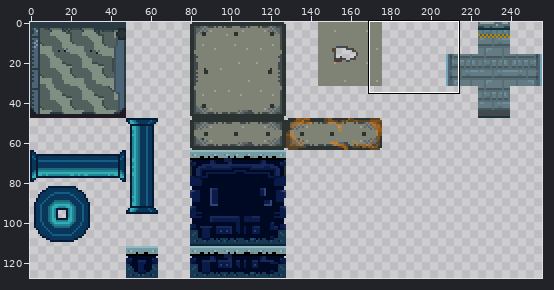
Two versions of one sprite sheet, Assets/Sprites/word_set.png. Above, an overview of the earlier version with the close-up marked.
Close-up. The starting point:
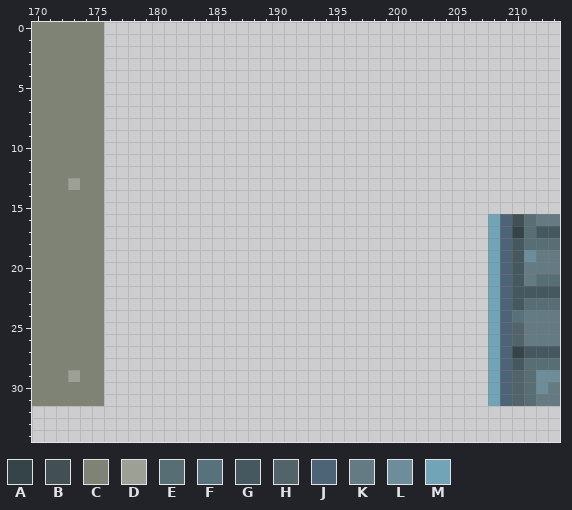
The file is 256x128 pixels. Colours within 5 levels of each other are drawn and written as one. Shown: x 170..213, y 0..34. The commit also changed other parts of the picture, which this record leaves out.
Palette (. is transparent): A #344449  B #425056  C #7f8376  D #9da095  E #586e75  F #57727b  G #45585f  H #52636a  J #4d6476  K #657b83  L #6c8d99  M #71a4b6
Pixels before, first column x 170:
 0 CCCCCC......................................
 1 CCCCCC......................................
 2 CCCCCC......................................
 3 CCCCCC......................................
 4 CCCCCC......................................
 5 CCCCCC......................................
 6 CCCCCC......................................
 7 CCCCCC......................................
 8 CCCCCC......................................
 9 CCCCCC......................................
10 CCCCCC......................................
11 CCCCCC......................................
12 CCCCCC......................................
13 CCCDCC......................................
14 CCCCCC......................................
15 CCCCCC......................................
16 CCCCCC................................MJBEKK
17 CCCCCC................................MJAEGG
18 CCCCCC................................MJGEEE
19 CCCCCC................................MJGLKK
20 CCCCCC................................MJGKKK
21 CCCCCC................................MJGKEE
22 CCCCCC................................MJGGGG
23 CCCCCC................................MJGEEE
24 CCCCCC................................MJFKKK
25 CCCCCC................................MJHKKK
26 CCCCCC................................MJHKKK
27 CCCCCC................................MJAGGG
28 CCCCCC................................MJGEEE
29 CCCDCC................................MJHELL
30 CCCCCC................................MJHELK
31 CCCCCC................................MJHEKK
Once edited:
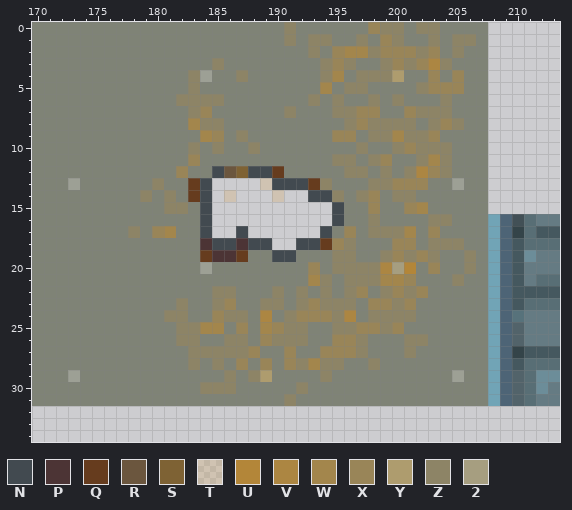
Colours new in this view: N #424a50  P #4c3435  Q #663c1e  R #6b563e  S #7e6234  T #e08c0426  U #b38639  V #ac8642  W #a3864c  X #998558  Y #ae9c6e  Z #8d8466  2 #a69e80
The exact change:
Changed rows in their new state; - is an unchanged pixel.
first column x 176:
 0 CCCCCCCCCCCCCCCZCCCCCCXZZCZZCCCC
 1 CCCCCCCCCCCCCCCZCZZCCZCXZCCZCZZC
 2 CCCCCCCCCCCCCCCCCZCXWWZXXXZXCZCC
 3 CCCCCCCCCZCCCCCCCCZXZCCZXZXVZCCC
 4 CCCCCCCZDCCZCCCCCCZWCZZZYCCXCXCC
 5 CCCCCCCZCCCCCCCCCCWCZZCCCCZXXXCC
 6 CCCCCCZZZZCCCCCCCZCZCCZCZCCCZCCC
 7 CCCCCCCZXCCCCCCZCCCZZXXCCXZZZCCC
 8 CCCCCCCWZZCCCCCCCCCCZXZZZZCZXZCC
 9 CCCCCCCCWXCZCCCCCCCXXCZZWZZXCCCC
10 CCCCCCCZCZCCZCCCCCCCCZCCZXZZZCCC
11 CCCCCCCXCCCCCCCCCCCZZCZXCCZWZCCC
12 CCCCCCXCCNRSNNQCCCCCZZCZCZVXZCCC
13 CCCCZCCQN----TNNNQZCCCZZXXXCCDCC
14 CCCZCZCQN-T---T--NNZCZXCZZCCCCCC
15 CCCCCZZCN----------NCCXCCXWCCCCC
16 CCCCCCCCN----------NCCZCCCCZZCCC
17 CCZCXWCCN--N------NCXCZZZWCXCCCC
18 CCCCCCCCPNNPNN--NNQXZCCCXXCZZZCC
19 CCCCCCCCQPPQCCNNCCCZZCCZXZXZCCZC
20 CCCCCCCCDCCCCCCCCXCZZZZV2UCXCCZC
21 CCCCCCCCCCCCCCCCCWZCZZZWWXCCCZCC
22 CCCCCCCCCZZCCCZCZCZCZXCZXZXCCCCC
23 CCCCCCZCCZXCCZZCZXZZZCXXZXCCCCCC
24 CCCCCZZCCXZZCVCZXXXZVCZZZZCCCCCC
25 CCCCCCZZWWCXCWXZZCCZZXXZXCCCCCCC
26 CCCCCCZZCCZZCXZZZCCXXZCCCZZCCCCC
27 CCCCCCCZZZZZXCCXCCXXXZCCCZCCCCCC
28 CCCCCCCZCZCXCXCXZWZZCCZCCCCCCCCC
29 CCCCCCCCCCZCZYCCCCZCCCCCCCCCCDCC
30 CCCCCCCCZZZCCCCCZCCCCCCCCCCCCCCC
31 CCCCCCCCCCCCCCCZCCCCCCCCCCCCCCCC
